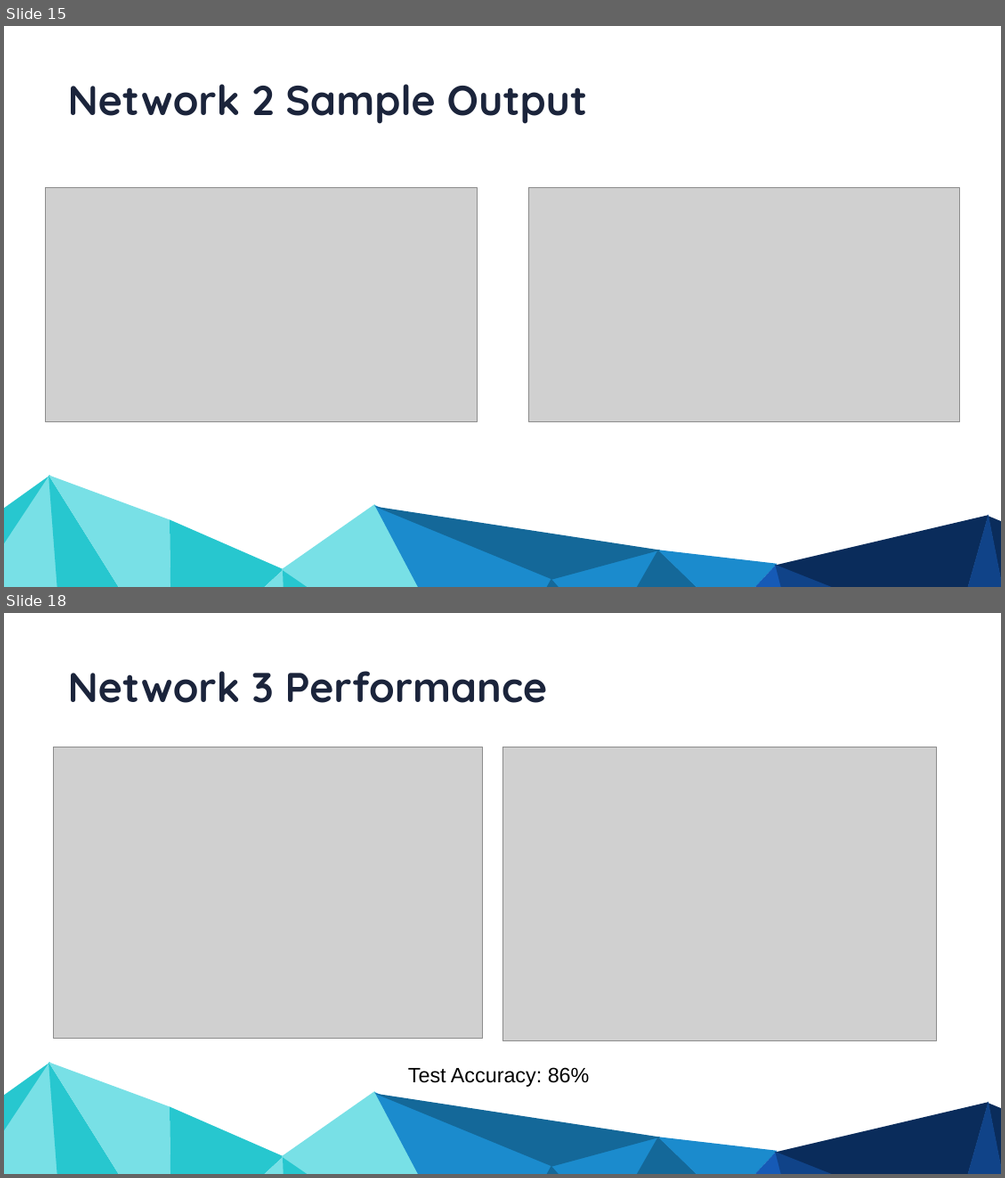
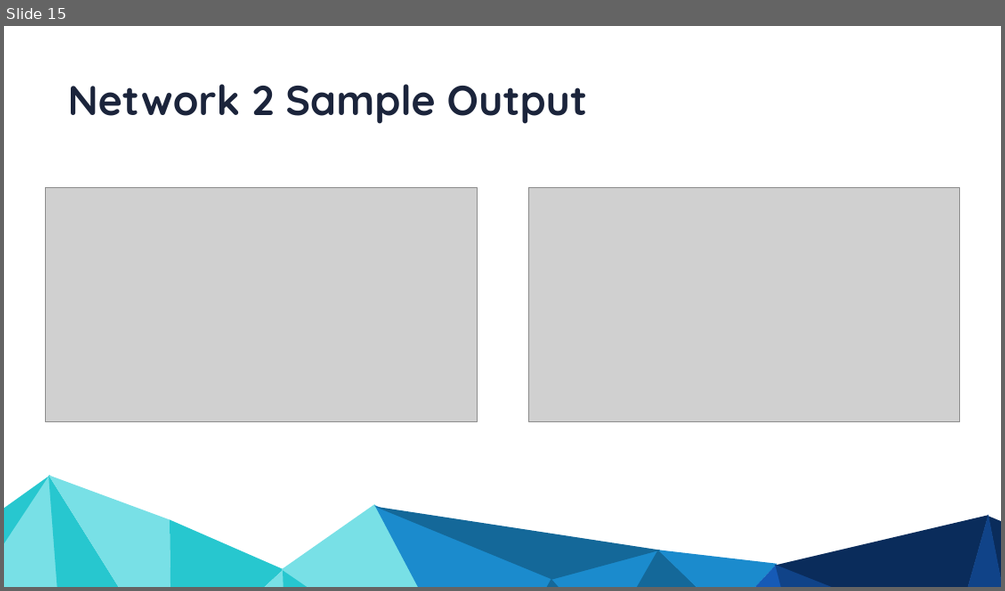
Before and after one commit to NasirKhalid24/Vancouver-Crime-Prediction, a slide deck: Final Presentation.pptx. Shown one above the other, each under a label of ours: slides 15 and 18 before the commit, slide 15 after it; the slides between them are not shown. The pictures are 1005x1178 and 1005x591 pixels, drawn with LibreOffice and Linux fonts; fonts in the diff are those of the drawing; grey boxes stand for pictures. Boxes give left, top, right and bottom in pixels: in the first picture for what was removed or moved away, otherwise in the second. Text is boxed around its words. In the diff, an @@ line names an element or a change of style, - is before the commit and + after.

```diff
--- a/Final Presentation.pptx
+++ b/Final Presentation.pptx
@@ slide 18 removed at (4, 613, 1001, 1174), background #FFFFFF; not listed: 19 template elements that a slide beside it also shows @@
@@ text removed at (68, 671, 547, 703) @@
-Network 3 Performance
@@ picture removed at (54, 747, 482, 1038) @@
@@ picture removed at (502, 747, 937, 1040) @@
@@ text removed at (408, 1067, 590, 1086) @@
-Test Accuracy: 86%
```
Also in this commit, not shown: 1 slide changed, 13 other slides removed.
